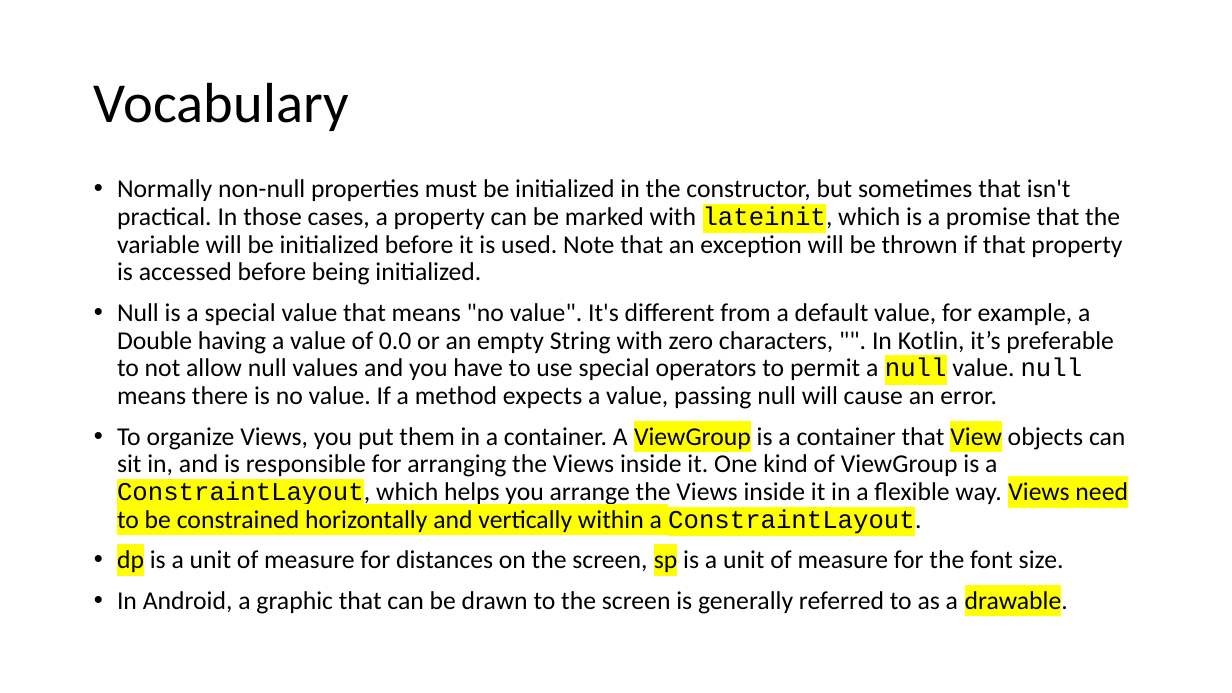
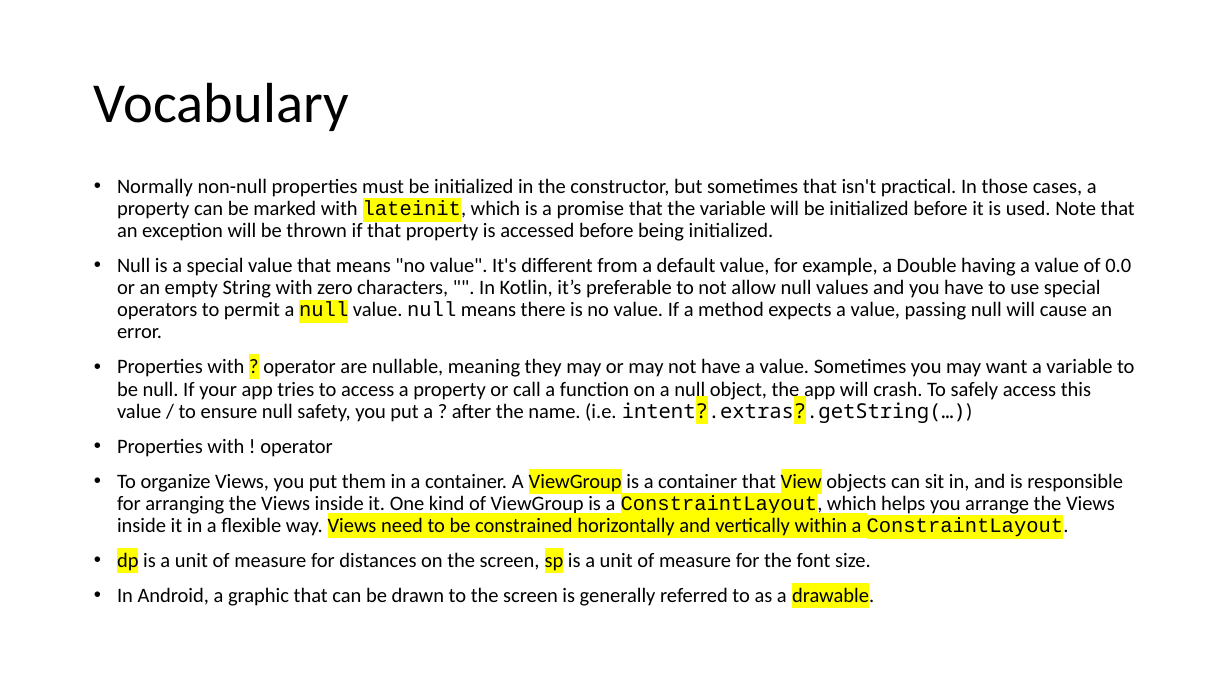
Before and after one commit to joellecorliss/Associate-Android-Developer, a slide deck: slide 3 of Android Basics in Kotlin.pptx. Drawn at 1232x693 pixels with LibreOffice and Linux fonts; fonts in the diff are those of the drawing. Boxes give left, top, right and bottom in pixels: in the first picture for what was removed or moved away, otherwise in the second. Text is boxed around its words. In the diff, an @@ line names an element or a change of style, - is before the commit and + after.

```diff
--- a/Android Basics in Kotlin.pptx
+++ b/Android Basics in Kotlin.pptx
@@ text at [117,178,1135,608]: size 20 to 16 pt in "Normally non-null properties must be initialized in ...", "Null is a special value that means ...", "To organize Views, you put them in ...", "dp is a unit of measure for ..." and 1 more places @@
@@ text at [117,358,1134,457]: paragraphs added @@
+• Properties with ? operator are nullable, meaning they may or may not have a value. Sometimes you may want a variable to be null. If your app tries to access a property or call a function on a null object, the app will crash. To safely access this value / to ensure null safety, you put a ? after the name. (i.e. intent?.extras?.getString(…))
+• Properties with ! operator
```
Also in this commit, not shown: 3 other slides changed, 7 slides added.
